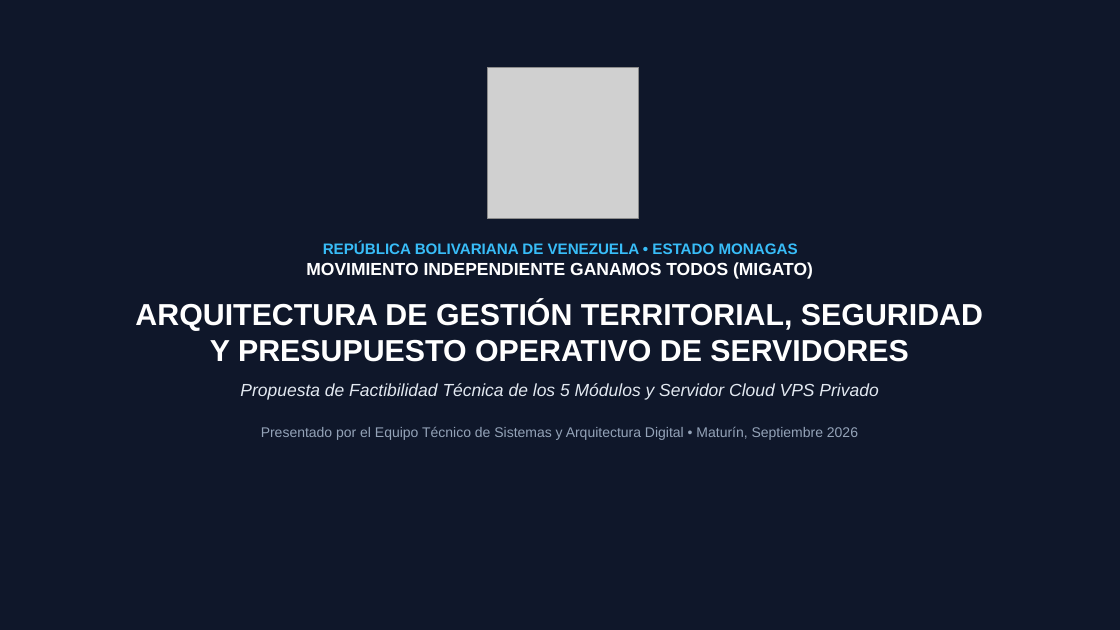
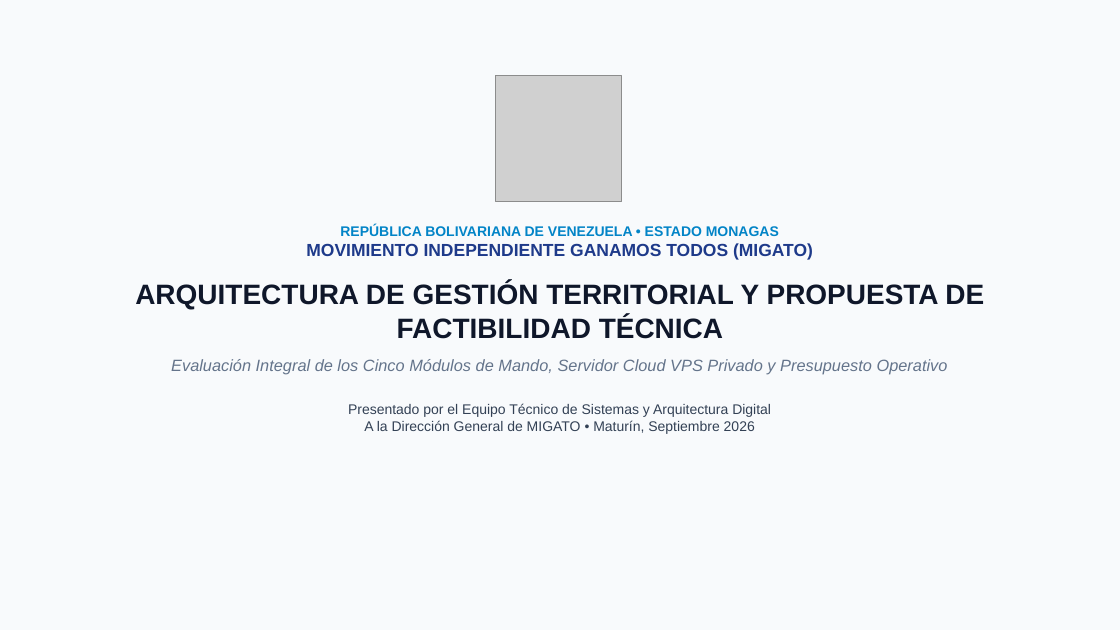
Before and after one commit to diegodona36-netizen/migato-maturin, a slide deck: slide 1 of PRESENTACION_EJECUTIVA_MIGATO_V3.pptx. Drawn at 1120x630 pixels with LibreOffice and Linux fonts; fonts in the diff are those of the drawing; grey boxes stand for pictures. Boxes give left, top, right and bottom in pixels: in the first picture for what was removed or moved away, otherwise in the second. Text is boxed around its words. In the diff, an @@ line names an element or a change of style, - is before the commit and + after.

```diff
--- a/PRESENTACION_EJECUTIVA_MIGATO_V3.pptx
+++ b/PRESENTACION_EJECUTIVA_MIGATO_V3.pptx
@@ rectangle at bbox=[0, 0, 1120, 630]: fill #0F172A to #F8FAFC @@
@@ picture: place and size @@
-picture at bbox=[487, 67, 639, 218]
+picture at bbox=[496, 76, 622, 202]
@@ text "REPÚBLICA BOLIVARIANA DE VENEZUELA • ...": place and size @@
-text "REPÚBLICA BOLIVARIANA DE VENEZUELA • ..." at bbox=[135, 242, 983, 440]
+text "REPÚBLICA BOLIVARIANA DE VENEZUELA • ..." at bbox=[135, 225, 984, 434]
@@ text at bbox=[306, 225, 813, 260]: size 13 to 12 pt, text colour #38BDF8 to #0284C7 in "REPÚBLICA BOLIVARIANA DE VENEZUELA • ESTADO MONAGAS"; text colour #FFFFFF to #1E3A8A in "MOVIMIENTO INDEPENDIENTE GANAMOS TODOS (MIGATO)" @@
@@ text at bbox=[135, 282, 984, 434]: text changed; text colour #94A3B8 to #334155 @@
-ARQUITECTURA DE GESTIÓN TERRITORIAL, SEGURIDAD
-Y PRESUPUESTO OPERATIVO DE SERVIDORES
-Propuesta de Factibilidad Técnica de los 5 Módulos y Servidor Cloud VPS Privado
-Presentado por el Equipo Técnico de Sistemas y Arquitectura Digital • Maturín, Septiembre 2026
+ARQUITECTURA DE GESTIÓN TERRITORIAL Y PROPUESTA DE FACTIBILIDAD TÉCNICA
+Evaluación Integral de los Cinco Módulos de Mando, Servidor Cloud VPS Privado y Presupuesto Operativo
+Presentado por el Equipo Técnico de Sistemas y Arquitectura Digital
+A la Dirección General de MIGATO • Maturín, Septiembre 2026
```
Also in this commit, not shown: 9 other slides changed, 4 other files.
